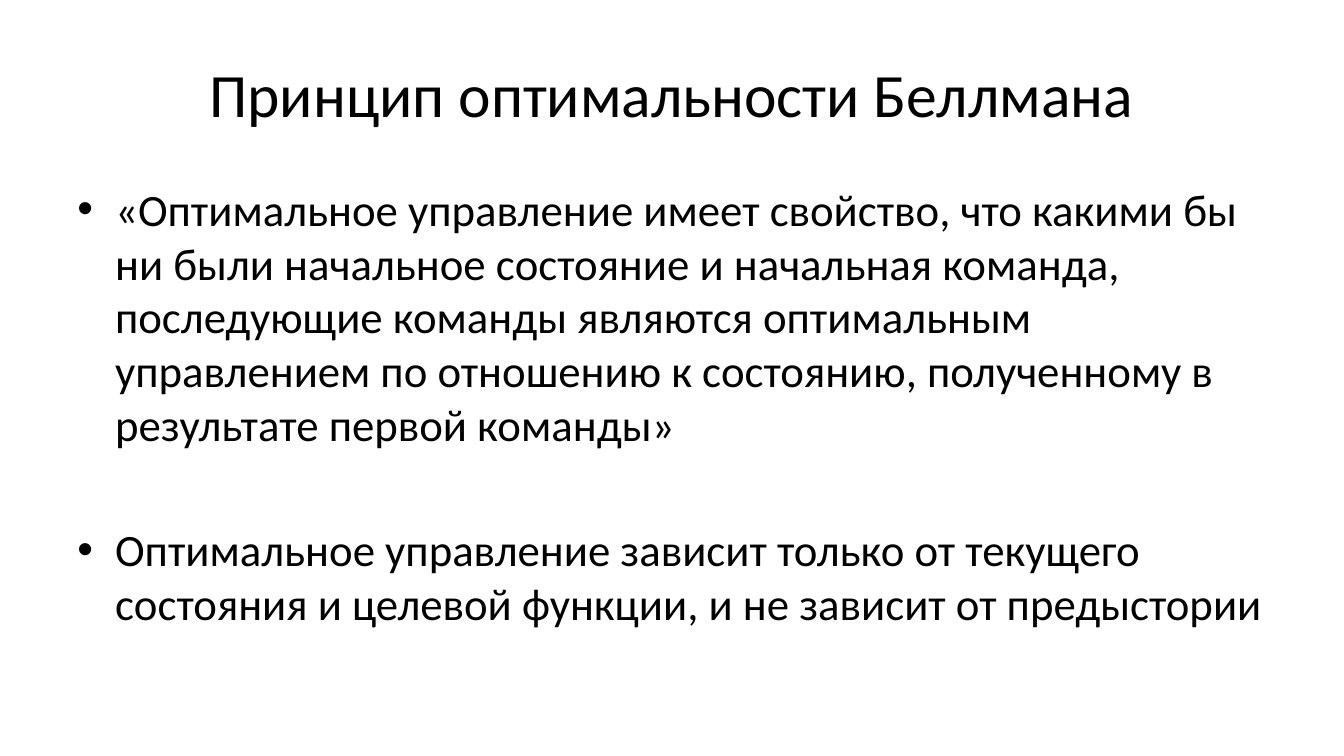
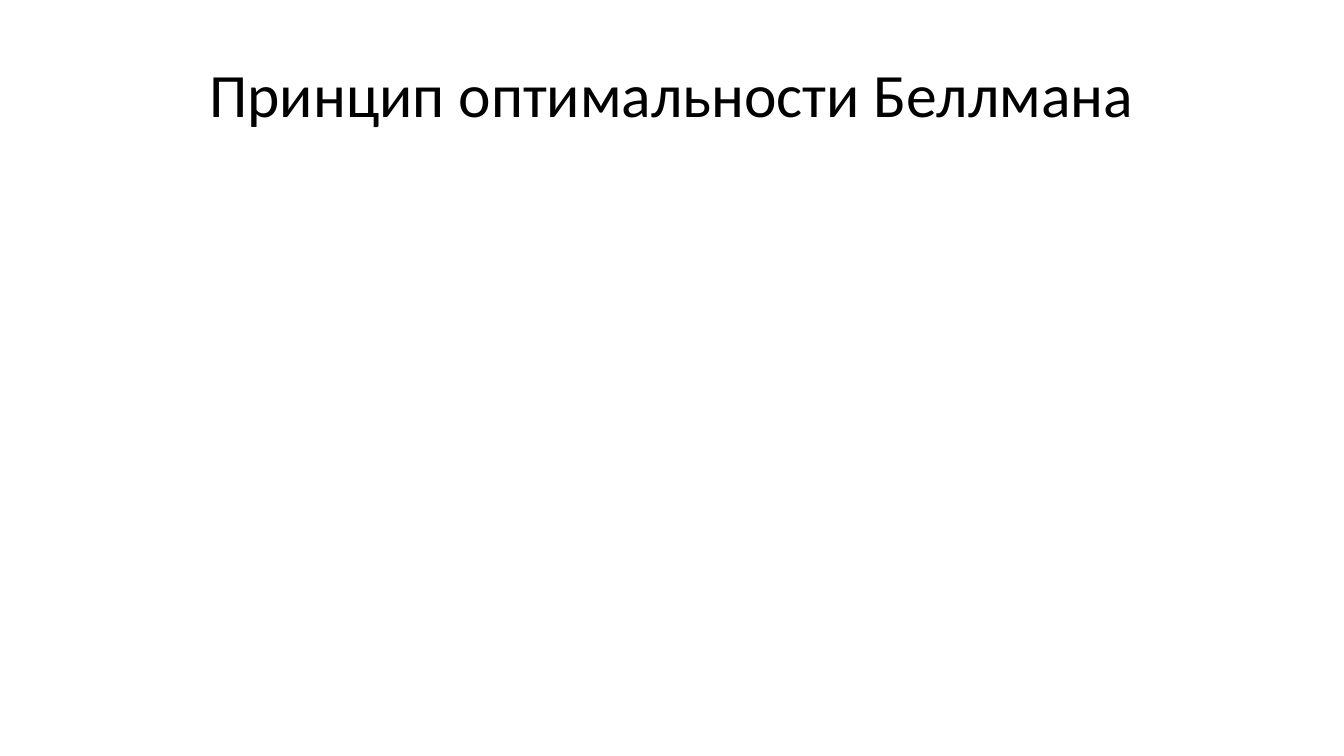
Before and after one commit to Evgueni-Petrov-aka-espetrov/Algorithms-and-Programming-in-C-pptx, a slide deck: slide 15 of 21 Динамическое программирование.pptx (slide 5 before the commit). Drawn at 1344x756 pixels with LibreOffice and Linux fonts; fonts in the diff are those of the drawing. Boxes give left, top, right and bottom in pixels: in the first picture for what was removed or moved away, otherwise in the second. Text is boxed around its words. In the diff, an @@ line names an element or a change of style, - is before the commit and + after.

```diff
--- a/21 Динамическое программирование.pptx
+++ b/21 Динамическое программирование.pptx
@@ text removed at (x1=115, y1=195, x2=1262, y2=628) @@
-• «Оптимальное управление имеет свойство, что какими бы ни были начальное состояние и начальная команда, последующие команды являются оптимальным управлением по отношению к состоянию, полученному в результате первой команды»
-• Оптимальное управление зависит только от текущего состояния и целевой функции, и не зависит от предыстории
```
Also in this commit, not shown: 16 other slides changed, 105 slides added, 1 slide removed.
